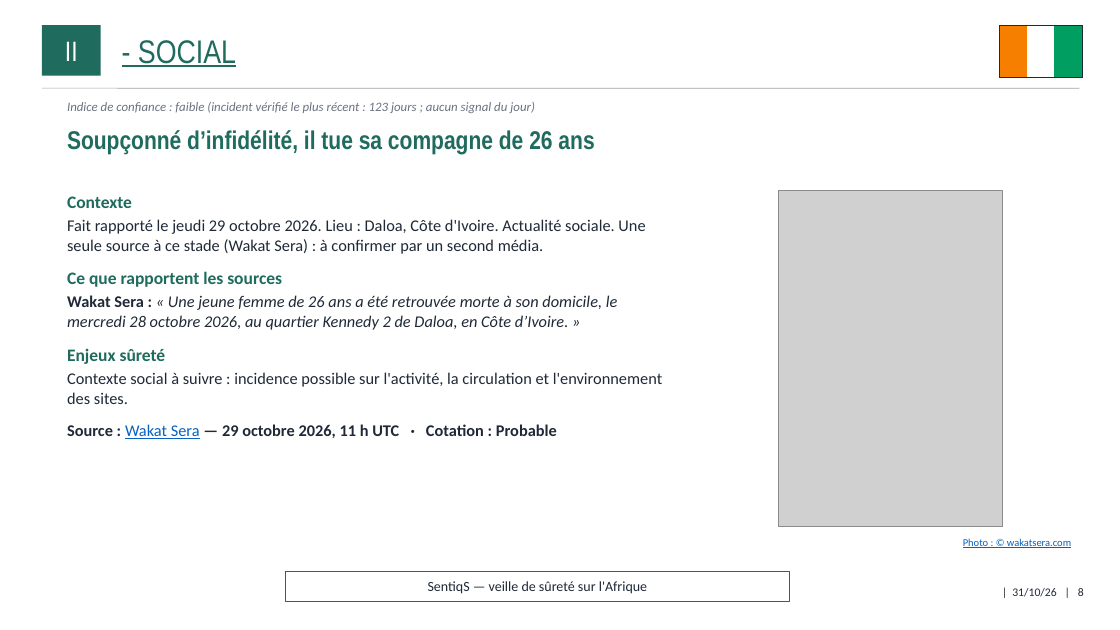
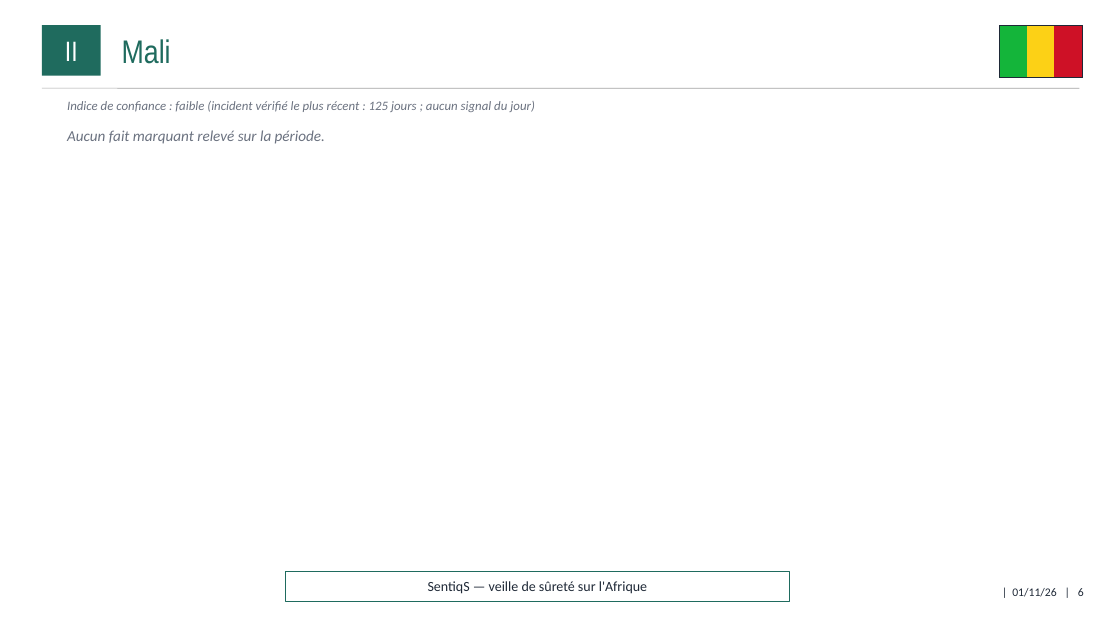
Before and after one commit to ytl1-ops/SentiqS, a slide deck: slide 6 of web/rapports/mensuel/dernier.pptx (slide 8 before the commit). Drawn at 1120x630 pixels with LibreOffice and Linux fonts; fonts in the diff are those of the drawing; grey boxes stand for pictures. Boxes give left, top, right and bottom in pixels: in the first picture for what was removed or moved away, otherwise in the second. Text is boxed around its words. In the diff, an @@ line names an element or a change of style, - is before the commit and + after.

```diff
--- a/web/rapports/mensuel/dernier.pptx
+++ b/web/rapports/mensuel/dernier.pptx
@@ rectangle at (x1=1000, y1=25, x2=1028, y2=77): fill #F77F00 to #14B53A; outline #F77F00 1 pt to #14B53A 1 pt @@
@@ rectangle at (x1=1028, y1=25, x2=1055, y2=77): fill #FFFFFF to #FCD116; outline #FFFFFF 1 pt to #FCD116 1 pt @@
@@ rectangle at (x1=1055, y1=25, x2=1083, y2=77): fill #009E60 to #CE1126; outline #009E60 1 pt to #CE1126 1 pt @@
@@ text at (x1=122, y1=39, x2=171, y2=64): text changed @@
-- SOCIAL
+Mali
@@ text removed at (x1=67, y1=130, x2=594, y2=154) @@
-Soupçonné d’infidélité, il tue sa compagne de 26 ans
@@ text added at (x1=67, y1=130, x2=325, y2=144), 13 pt, text #6B7280, italic @@
+Aucun fait marquant relevé sur la période.
@@ text removed at (x1=67, y1=196, x2=662, y2=439) @@
-Contexte
-Fait rapporté le jeudi 29 octobre 2026. Lieu : Daloa, Côte d'Ivoire. Actualité sociale. Une seule source à ce stade (Wakat Sera) : à confirmer par un second média.
-Ce que rapportent les sources
-Wakat Sera : « Une jeune femme de 26 ans a été retrouvée morte à son domicile, le mercredi 28 octobre 2026, au quartier Kennedy 2 de Daloa, en Côte d’Ivoire. »
-Enjeux sûreté
-Contexte social à suivre : incidence possible sur l'activité, la circulation et l'environnement des sites.
-Source : Wakat Sera — 29 octobre 2026, 11 h UTC · Cotation : Probable
@@ picture removed at (x1=779, y1=191, x2=1003, y2=527) @@
@@ text removed at (x1=963, y1=538, x2=1071, y2=548) @@
-Photo : © wakatsera.com
@@ text at (x1=1012, y1=588, x2=1084, y2=597): text changed @@
-| 31/10/26 | 8
+| 01/11/26 | 6
```
Also in this commit, not shown: 13 other slides changed, 28 slides removed, 14 other files.
